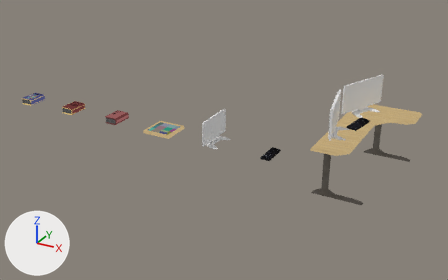
Two versions of the Blender file data_source/models/interior.blend, one commit apart.
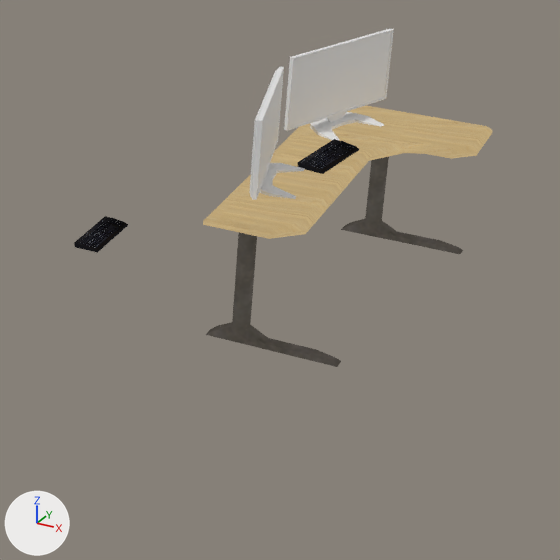
Each version appears first from a 50 mm lens placed at (28.6, -8.07, 4.11), pointed at (24.76, -1.09, 0.62), and next in a close-up on the part from 52% to 100% of the width and 23% to 100% of the height. Every picture has the same lights, and +X, +Y and +Z are marked at lower left. The older version's two pictures come first.

Objects in the first close-up: 'desk_with_computer', 'keyboard'.
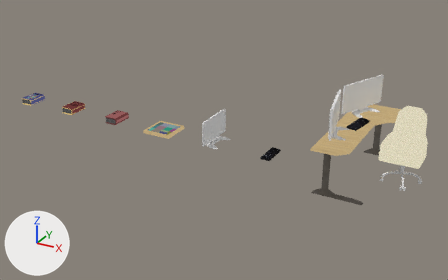
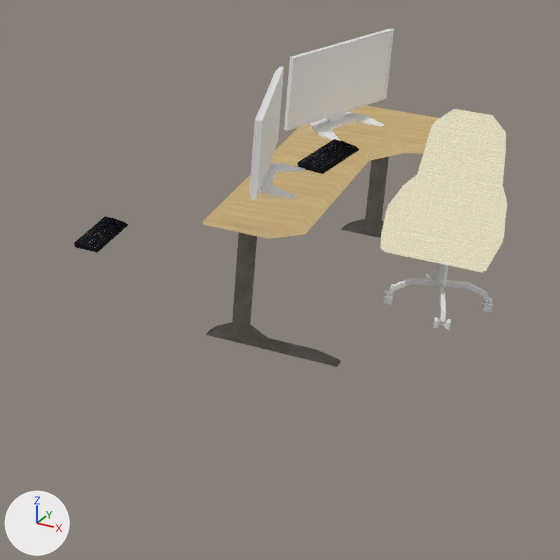
What differs and where, as boxes (x1, y1, x2, y2) in the close-ups (560 x 560 px):
'office_chair', added
    after: (380, 109, 507, 330)
    faces in mat_fabric_cream (picture img_fabric_cream_png): (380, 109, 507, 272)
    faces in mat_no_texture (white #e7e7e7): (384, 263, 493, 330)

The edits, one by one:
Mesh me_cube_015 is new.
It has 252 vertices, 247 faces and spans x -0.284..0.284, y -0.205..0.393, z -0.004..1.033.
Faces by material slot: [169, 78].
It uses material mat_no_texture (white #e7e7e7).
It uses material mat_fabric_cream (picture img_fabric_cream_png).
Object 'office_chair' (ob_office_chair) is new; it shows me_cube_015.
Its location is (27.0, 0.0, 0.0).
